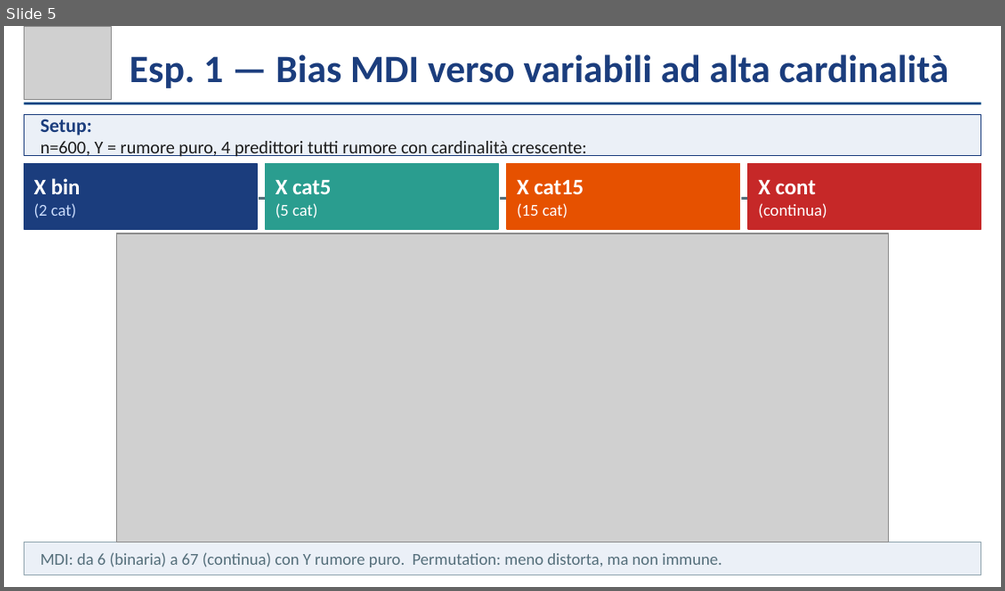
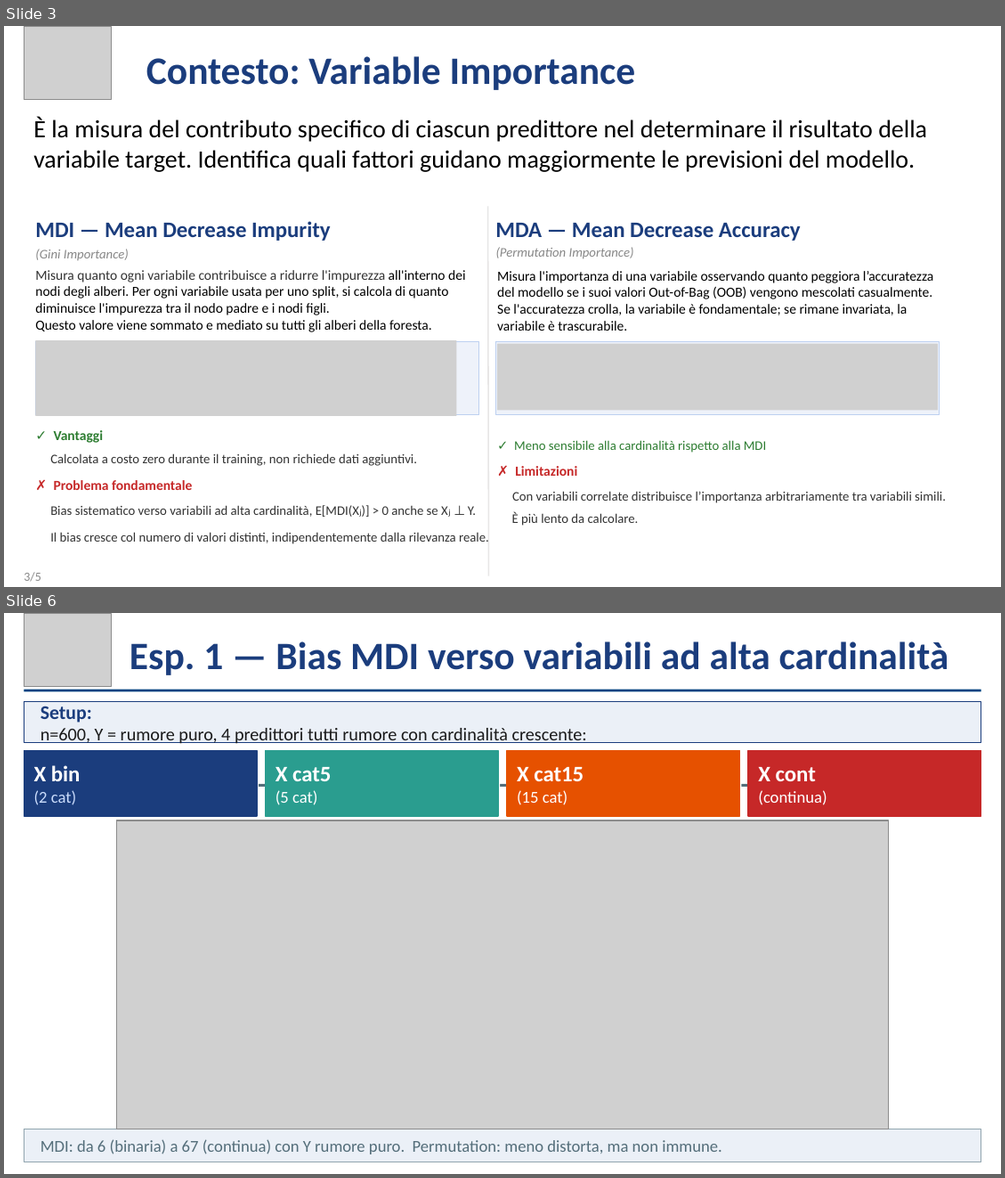
Before and after one commit to Eros-Pinzani/Statistical-Learning, a slide deck: ContestSL/Presentazione_Contest.pptx. Shown one above the other, each under a label of ours: slide 5 before the commit, slides 3 and 6 after it; the slides between them are not shown. The pictures are 1005x591 and 1005x1178 pixels, drawn with LibreOffice and Linux fonts; fonts in the diff are those of the drawing; grey boxes stand for pictures. Boxes give left, top, right and bottom in pixels: in the first picture for what was removed or moved away, otherwise in the second. Text is boxed around its words. In the diff, an @@ line names an element or a change of style, - is before the commit and + after.

Commit message:
fixed first slide, random forest slide e variable importance

```diff
--- a/ContestSL/Presentazione_Contest.pptx
+++ b/ContestSL/Presentazione_Contest.pptx
@@ slide 3 added at [4,26,1001,587], background #FFFFFF @@
@@ picture added at [24,26,112,99] @@
@@ text added at [146,56,636,90], 28 pt, text #1B3D7D, bold @@
+Contesto: Variable Importance
@@ text added at [33,117,927,172], 18 pt, text #000000 @@
+È la misura del contributo specifico di ciascun predittore nel determinare il risultato della variabile target. Identifica quali fattori guidano maggiormente le previsioni del modello.
@@ line added from (487, 207) to (488, 576), #E7E6E6 1 pt @@
@@ text added at [35,221,331,240], 16 pt, text #1B3D7D, bold @@
+MDI — Mean Decrease Impurity
@@ text added at [495,223,801,240], 16 pt, text #1B3D7D, bold @@
+MDA — Mean Decrease Accuracy
@@ text added at [35,248,129,260], 9.5 pt, text #888888, italic @@
+(Gini Importance)
@@ text added at [496,247,634,259], 9.5 pt, text #888888, italic @@
+(Permutation Importance)
@@ text added at [35,270,465,332], 10 pt, text #000000 @@
+Misura quanto ogni variabile contribuisce a ridurre l'impurezza all'interno dei nodi degli alberi. Per ogni variabile usata per uno split, si calcola di quanto diminuisce l'impurezza tra il nodo padre e i nodi figli.
+Questo valore viene sommato e mediato su tutti gli alberi della foresta.
@@ text added at [497,271,933,330], 10 pt, text #000000 @@
+Misura l'importanza di una variabile osservando quanto peggiora l’accuratezza del modello se i suoi valori Out-of-Bag (OOB) vengono mescolati casualmente.
+Se l'accuratezza crolla, la variabile è fondamentale; se rimane invariata, la variabile è trascurabile.
@@ rectangle added at [36,342,479,415], fill #EEF2FA, outline #BDD0F0 0.5 pt @@
@@ picture added at [36,340,456,416] @@
@@ rectangle added at [495,342,939,415], fill #EEF2FA, outline #BDD0F0 0.5 pt @@
@@ picture added at [497,343,938,410] @@
@@ text added at [54,430,104,443], 10 pt, text #2E7D32, bold @@
+✓ Vantaggi
@@ text added at [514,440,766,452], 9.5 pt, text #2E7D32 @@
+✓ Meno sensibile alla cardinalità rispetto alla MDI
@@ text added at [50,453,417,466], 9.5 pt, text #333333 @@
+Calcolata a costo zero durante il training, non richiede dati aggiuntivi.
@@ text added at [515,466,577,475], 10 pt, text #C62828, bold @@
+✗ Limitazioni
@@ text added at [50,505,476,516], 9.5 pt, text #333333 @@
+Bias sistematico verso variabili ad alta cardinalità, E[MDI(Xⱼ)] > 0 anche se Xⱼ ⊥ Y.
@@ text added at [54,480,192,490], 10 pt, text #C62828, bold @@
+✗ Problema fondamentale
@@ text added at [512,491,946,503], 9.5 pt, text #333333 @@
+Con variabili correlate distribuisce l’importanza arbitrariamente tra variabili simili.
@@ text added at [50,532,489,544], 9.5 pt, text #333333 @@
+Il bias cresce col numero di valori distinti, indipendentemente dalla rilevanza reale.
@@ text added at [512,512,639,525], 9.5 pt, text #333333 @@
+È più lento da calcolare.
@@ text added at [24,572,41,581], 9 pt, text #888888 @@
+3/5
@@ what was slide 5 is now slide 6 @@
```
Also in this commit, not shown: 2 slides changed, 2 other slides added, 2 slides removed.
